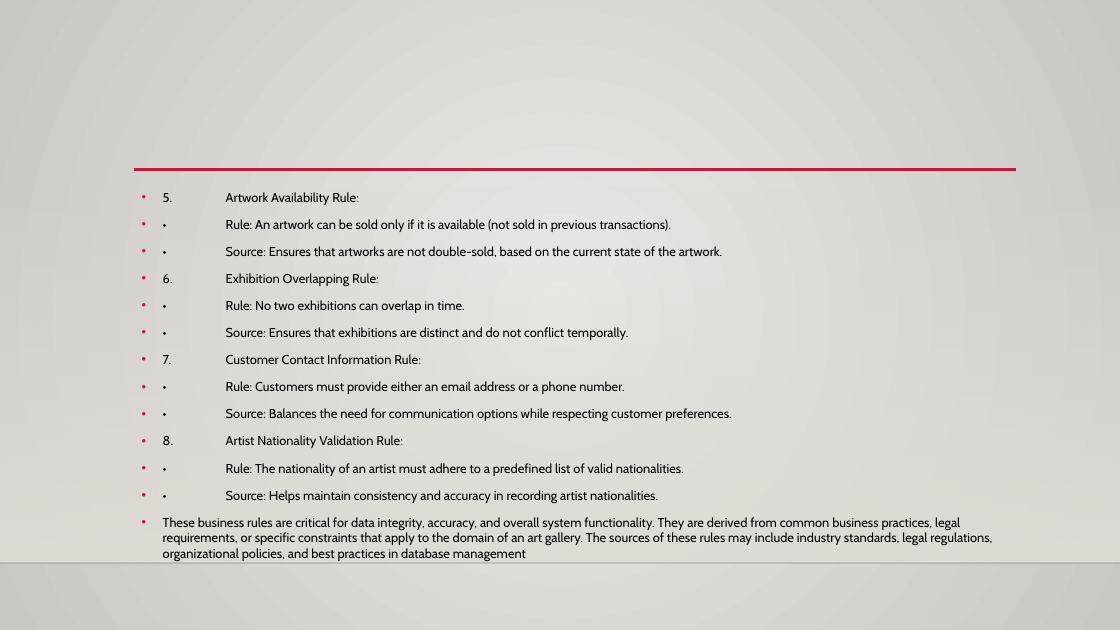
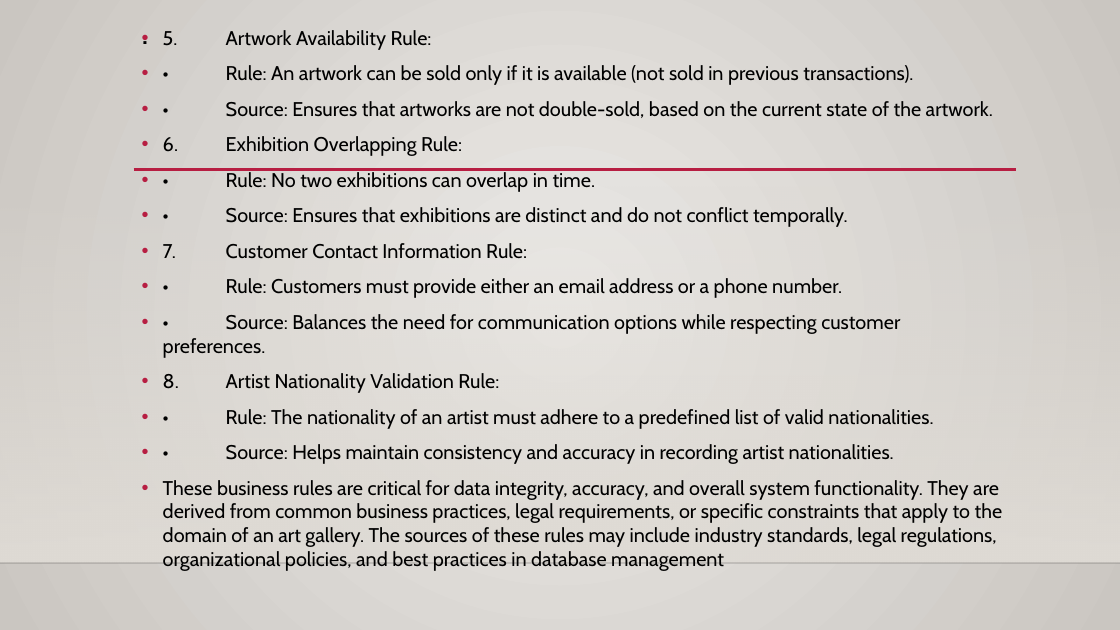
Before and after one commit to akkalaj75/Art-Gallery-Management-System, a slide deck: slide 6 of Art Gallery Management system/Art Gallery Management System ppt.pptx. Drawn at 1120x630 pixels with LibreOffice and Linux fonts; fonts in the diff are those of the drawing; background and template pictures are left out. Boxes give left, top, right and bottom in pixels: in the first picture for what was removed or moved away, otherwise in the second. Text is boxed around its words. In the diff, an @@ line names an element or a change of style, - is before the commit and + after.

```diff
--- a/Art Gallery Management system/Art Gallery Management System ppt.pptx
+++ b/Art Gallery Management system/Art Gallery Management System ppt.pptx
@@ text "5. Artwork Availability Rule:": place and size @@
-text "5. Artwork Availability Rule:" at [163,192,992,561]
+text "5. Artwork Availability Rule:" at [163,30,1003,571]
@@ text "5. Artwork Availability Rule:" at [163,30,1003,571]: size 11 to 17 pt @@
```
Also in this commit, not shown: 1 other slide changed.
